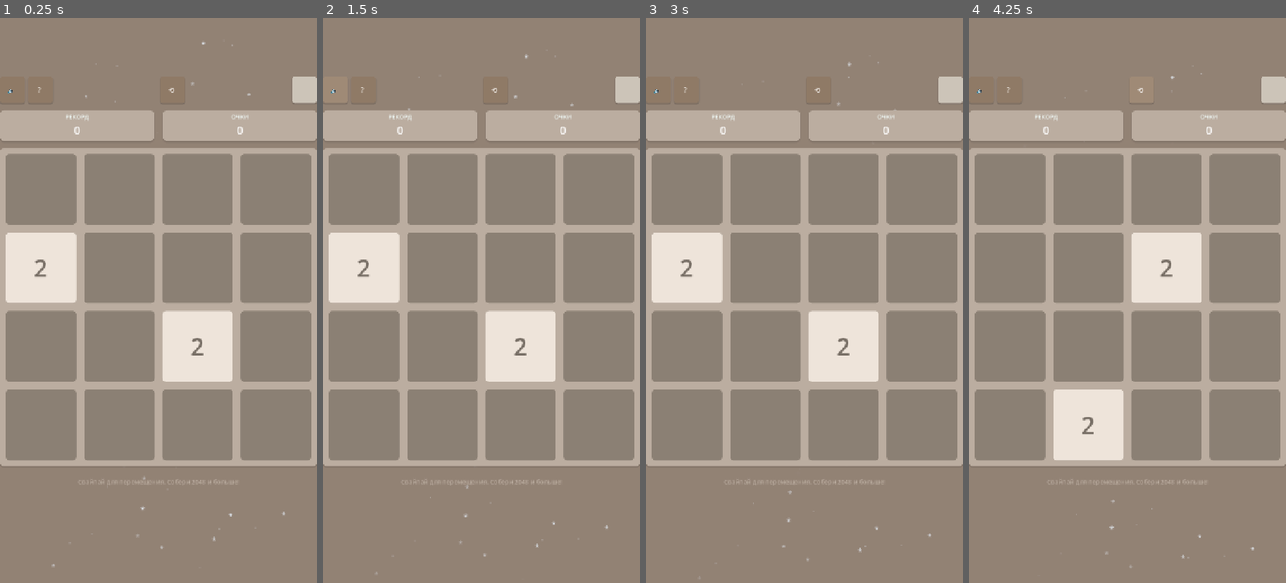
Above: before the commit, frames 1-4 (left to right).
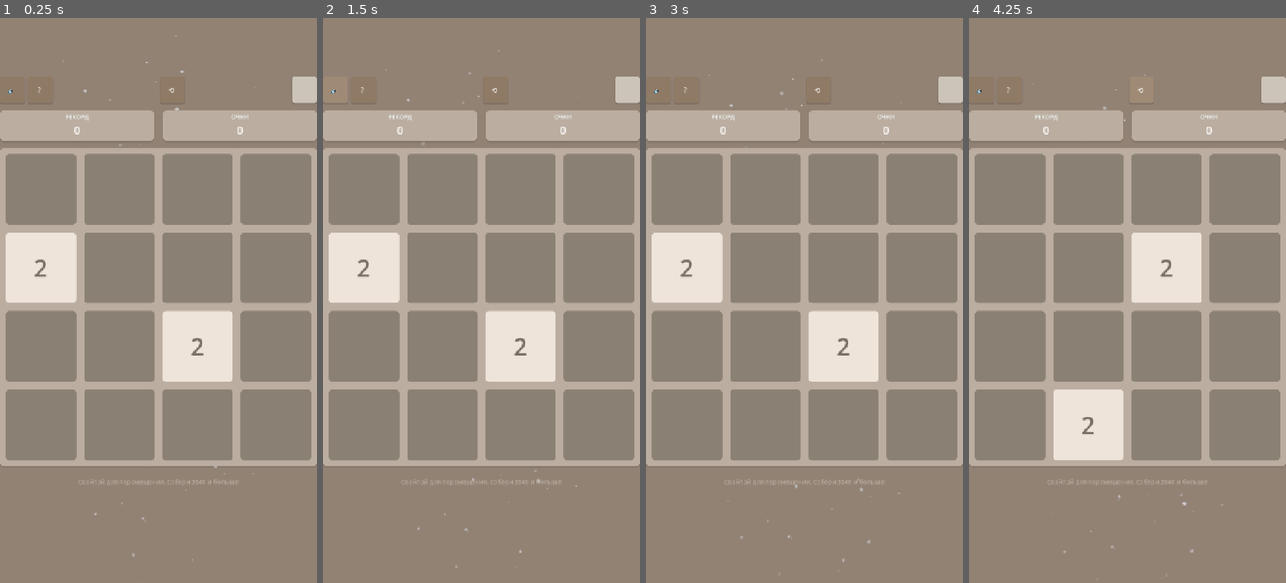
Above: after the commit, the same moments.

Repository: INFERNIUMI/2048-Yandex
Game: Godot game, scene res://scenes/main/main.tscn
Two runs of this game, one before a commit and one after it. Both use one fixed random seed, a clock stepped at 60 frames per second and the inputs below.
Inputs:
- Up to frame 1 (0.25 s): no input
- Up to frame 2 (1.5 s): click "🔈" at 0.5 s; click "Музыка ВЫКЛ" at 1.25 s
- Up to frame 3 (3 s): click "?" at 2 s; click "Закрыть" at 2.75 s
- Up to frame 4 (4.25 s): click "⟲" at 3.5 s

The runs differ from the first frame. In frame 1, 0.1% of the frame differs, in the area x 16-90%, y 3-98%; in frame 2, 0.1%; in frame 3, 0.1%, in the area x 19-90%, y 6-98%; in frame 4, less than 0.1%.

Commit message:
chore: update docs for GitHub Pages, export presets, snow effect
Co-authored-by: Cursor <cursoragent@cursor.com>

Diff:
--- a/scenes/game/game.tscn
+++ b/scenes/game/game.tscn
@@ -32,7 +32,6 @@
 mouse_filter = 2
 script = ExtResource("4_snow")
 flake_color = Color(0.92078024, 0.960177, 0.9999998, 1)
-grid_container_path = NodePath("../../UI/CenterContainer/ContentContainer/SafeArea/MainVBox/GameFieldContainer/GridContainer")
 
 [node name="UI" type="CanvasLayer" parent="." unique_id=729337414]
 layer = 0
--- a/scripts/snow_effect.gd
+++ b/scripts/snow_effect.gd
@@ -10,9 +10,7 @@
 @export var max_alpha: float = 0.9
 @export var min_font_size: int = 14
 @export var max_font_size: int = 20
-@export var safe_margin: float = 10.0
 @export var fade_height: float = 80.0
-@export var grid_container_path: NodePath
 
 var rng: RandomNumberGenerator = RandomNumberGenerator.new()
 var snow_labels: Array[Label] = []
@@ -21,10 +19,7 @@
 var snow_alphas: Array[float] = []
 var _has_focus: bool = true
 var _viewport_size: Vector2 = Vector2.ZERO
-var _top_limit: float = 0.0
-var _mid_start: float = 0.0
-var _mid_end: float = 0.0
-var _bottom_start: float = 0.0
+var _zone_height: float = 0.0
 
 
 func _ready() -> void:
@@ -64,18 +59,7 @@
 
 func _update_bounds() -> void:
 	_viewport_size = get_viewport_rect().size
-	var grid: Control = get_node_or_null(grid_container_path) as Control
-	if grid:
-		var rect: Rect2 = grid.get_global_rect()
-		_top_limit = max(0.0, rect.position.y - safe_margin)
-		_mid_start = rect.position.y - safe_margin
-		_mid_end = rect.position.y + rect.size.y + safe_margin
-		_bottom_start = min(_viewport_size.y, rect.position.y + rect.size.y + safe_margin)
-	else:
-		_top_limit = _viewport_size.y * 0.33
-		_mid_start = _viewport_size.y * 0.33
-		_mid_end = _viewport_size.y * 0.66
-		_bottom_start = _viewport_size.y * 0.66
+	_zone_height = _viewport_size.y / 4.0
 
 
 func _init_snow() -> void:
@@ -136,36 +120,12 @@
 	var w: float = rng.randf()
 	label.position.x = _viewport_size.x * (u + v + w) / 3.0
 
-	match band:
-		0:
-			label.position.y = rng.randf_range(0.0, _top_limit)
-		1:
-			label.position.y = rng.randf_range(_mid_start, _mid_end)
-		2:
-			label.position.y = rng.randf_range(_bottom_start, _viewport_size.y)
+	label.position.y = rng.randf_range(band * _zone_height, (band + 1) * _zone_height)
 
 
 func _pick_band() -> int:
-	var h0: float = _top_limit
-	var h1: float = _mid_end - _mid_start
-	var h2: float = _viewport_size.y - _bottom_start
-	var total: float = h0 + h1 + h2
-	if total <= 0.0:
-		return -1
-
-	var r: float = rng.randf() * total
-	if r < h0:
-		return 0
-	if r < h0 + h1:
-		return 1
-	return 2
+	return rng.randi_range(0, 3)
 
 
 func _get_band_bottom(band: int) -> float:
-	match band:
-		0:
-			return _top_limit
-		1:
-			return _mid_end
-		_:
-			return _viewport_size.y
+	return (band + 1) * _zone_height
Not shown, changed: export_presets.cfg
Not shown, changed: docs/index.html
Not shown, changed: docs/index.pck
